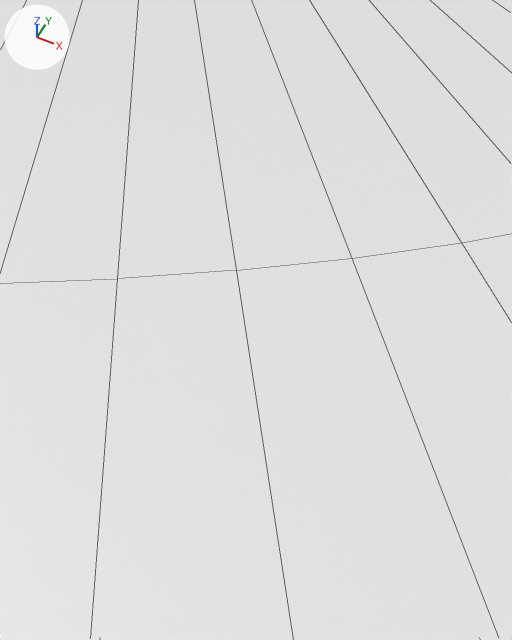
An edit to the Blender file animation_nodes/turntable lasers.blend, drawn before and after from the same camera.
Both versions are drawn from a 50 mm lens placed at (0.4433, -0.686, 0.1391), pointed at (0.4155, -0.6304, 0.0695). Arrows for +X, +Y and +Z are at upper left; the lights stay in place. Mesh edges are drawn as thin lines.

Script lines for the objects in view, before the commit:
```python
me_circle = bpy.data.meshes.new('Circle')
me_circle.from_pydata(...)  # 64 vertices, 32 faces; spans x -0.88..0.88, y -0.88..0.88, z 0.0
me_cylinder = bpy.data.meshes.new('Cylinder')
me_cylinder.from_pydata(...)  # a 32-sided cylinder along z spanning x -0.0062..0.0062, y -0.0062..0.0062, z 0.0..0.1009
me_cylinder.materials.append(mat_laser_color)
ob_circle = bpy.data.objects.new('Circle', me_circle)
ob_circle.location = (0.0, 0.0, 0.0)
_m = ob_circle.modifiers.new('Subdivision', 'SUBSURF')
_m.levels = 2
_m = ob_circle.modifiers.new('Solidify', 'SOLIDIFY')
_m.nonmanifold_merge_threshold = 0.0003
ob_laser_prefab = bpy.data.objects.new('laser prefab', me_cylinder)
ob_laser_prefab.location = (0.4198, -0.639, 0.0104)
ob_laser_prefab.hide_set(True)
```
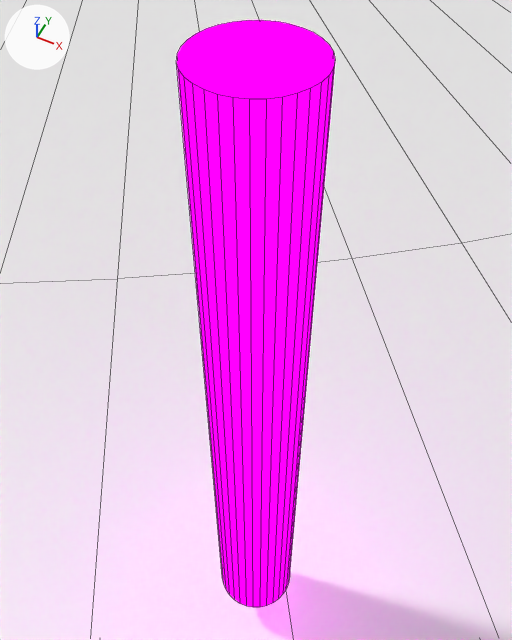
Commit message: Fixed buggy lasers - i think

The change in detail:
Object 'laser prefab' (ob_laser_prefab) is now shown.

Changed parts and their boxes [x1, y1, x2, y2] in the pictures (512 x 640 px):
'laser prefab', shown: after [176, 20, 335, 607]
